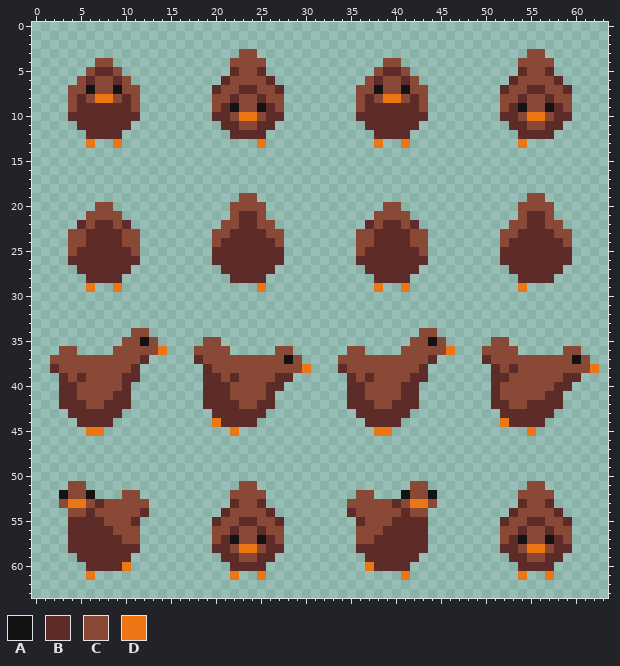
Pixel-art sprite, stored at assets/map_sprites/chicken_map.png. Above is the file before it was changed.
The file is 64x64 pixels.
Palette (. is transparent): A #131313  B #5d2c28  C #8a4836  D #ed7614
Pixels before, first column x 2:
 3 .....................CC..............................CC......
 4 .....CC.............CCCC.............CC.............CCCC.....
 5 ....CBBC............BCCB............CBBC............BCCB.....
 6 ...CBCCBC..........BCCCCB..........CBCCBC..........BCCCCB....
 7 ..CCACCACC........BCCBBCCB........CCACCACC........BCCBBCCB...
 8 ..CBCDDCBC........CCBCCBCC........CBCDDCBC........CCBCCBCC...
 9 ..CBBBBBBC........CBACCABC........CBBBBBBC........CBACCABC...
10 ..BBBBBBBB........BBCDDCBB........BBBBBBBB........BBCDDCBB...
11 ...BBBBBB..........BBCCBB..........BBBBBB..........BBCCBB....
12 ....BBBB............BBBB............BBBB............BBBB.....
13 ....D..D...............D............D..D............D........
14 .............................................................
15 .............................................................
16 .............................................................
17 .............................................................
18 .............................................................
19 .....................CC..............................CC......
20 .....CC.............CCCC.............CC.............CCCC.....
21 ....CCCC............CBBC............CCCC............CBBC.....
22 ...BCBBCB..........CCBBCC..........BCBBCB..........CCBBCC....
23 ..CCBBBBCC........CCBBBBCC........CCBBBBCC........CCBBBBCC...
24 ..CCBBBBCC........CBBBBBBC........CCBBBBCC........CBBBBBBC...
25 ..CBBBBBBC........BBBBBBBB........CBBBBBBC........BBBBBBBB...
26 ..BBBBBBBB........BBBBBBBB........BBBBBBBB........BBBBBBBB...
27 ...BBBBBB..........BBBBBB..........BBBBBB..........BBBBBB....
28 ....BBBB............BBBB............BBBB............BBBB.....
29 ....D..D...............D............D..D............D........
30 .............................................................
31 .............................................................
32 .............................................................
33 .............................................................
34 .........CC..............................CC..................
35 ........CCAC.....CC.....................CCAC.....CC..........
36 .CC....CCCCCD...CCCC.....CC......CC....CCCCCD...CCCC.....CC..
37 CCCCCCCCCCB.....BCCCCCCCCCAC....CCCCCCCCCCB.....BCCCCCCCCCAC.
38 BCCCCCCCCB.......BCCCCCCCCCCD...BCCCCCCCCB.......BCBCCCCCCCCD
39 .BCBCCCCBB.......BBCBCCCCBB......BCBCCCCBB.......BBCCCCCCBB..
40 .BBCCCCCB........BBBCCCCBB.......BBCCCCBB........BCCCCCCBB...
41 .BBCCCCBB........BBBCCCCB........BBCCCCBB........BCCCCCBB....
42 .BBBCCBBB........BBBBCCBB........BBBCCBBB........BBCCBBBB....
43 ..BBBBBB..........BBBBBB..........BBBBBB..........BBBBBB.....
44 ...BBBB...........DBBBB............BBBB...........DBBBB......
45 ....DD..............D...............DD...............D.......
46 .............................................................
47 .............................................................
48 .............................................................
49 .............................................................
50 .............................................................
51 ..CC.................CC.................CC...........CC......
52 .ACCA...CC..........CCCC..........CC...ACCA.........CCCC.....
53 .CDDCBCCCCC.........BCCB.........CCCCCBCDDC.........BCCB.....
54 ..CCBCCCCCB........BCCCCB........BCCCCCBCC.........BCCCCB....
55 ..BBBBCCCB........BCCBBCCB........BCCCBBBB........BCCBBCCB...
56 ..BBBBBCCC........CCBCCBCC........CCCBBBBB........CCBCCBCC...
57 ..BBBBBBCC........CBACCABC........CCBBBBBB........CBACCABC...
58 ..BBBBBBBB........BBCDDCBB........BBBBBBBB........BBCDDCBB...
59 ...BBBBBB..........BBCCBB..........BBBBBB..........BBCCBB....
60 ....BBBBD...........BBBB...........DBBBB............BBBB.....
61 ....D...............D..D...............D............D..D.....
After the commit:
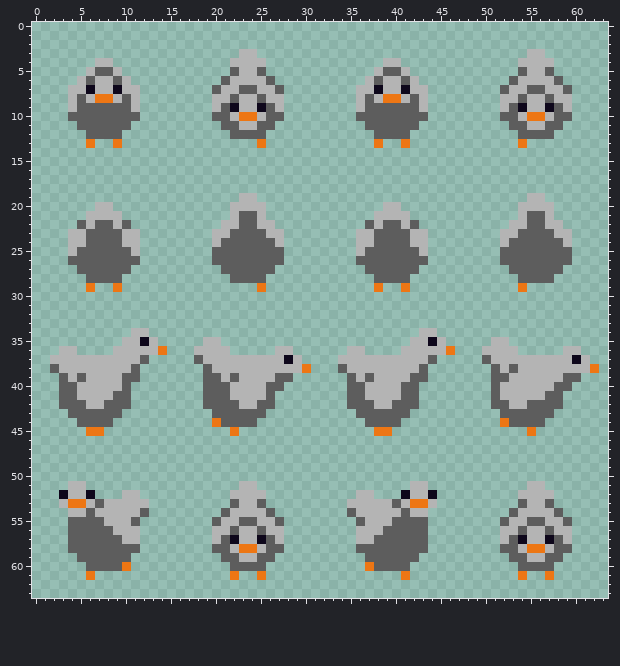
Change:
Colour A changes from #131313 to #0e071b.
Colour B changes from #5d2c28 to #5d5d5d.
Colour C changes from #8a4836 to #b4b4b4.
